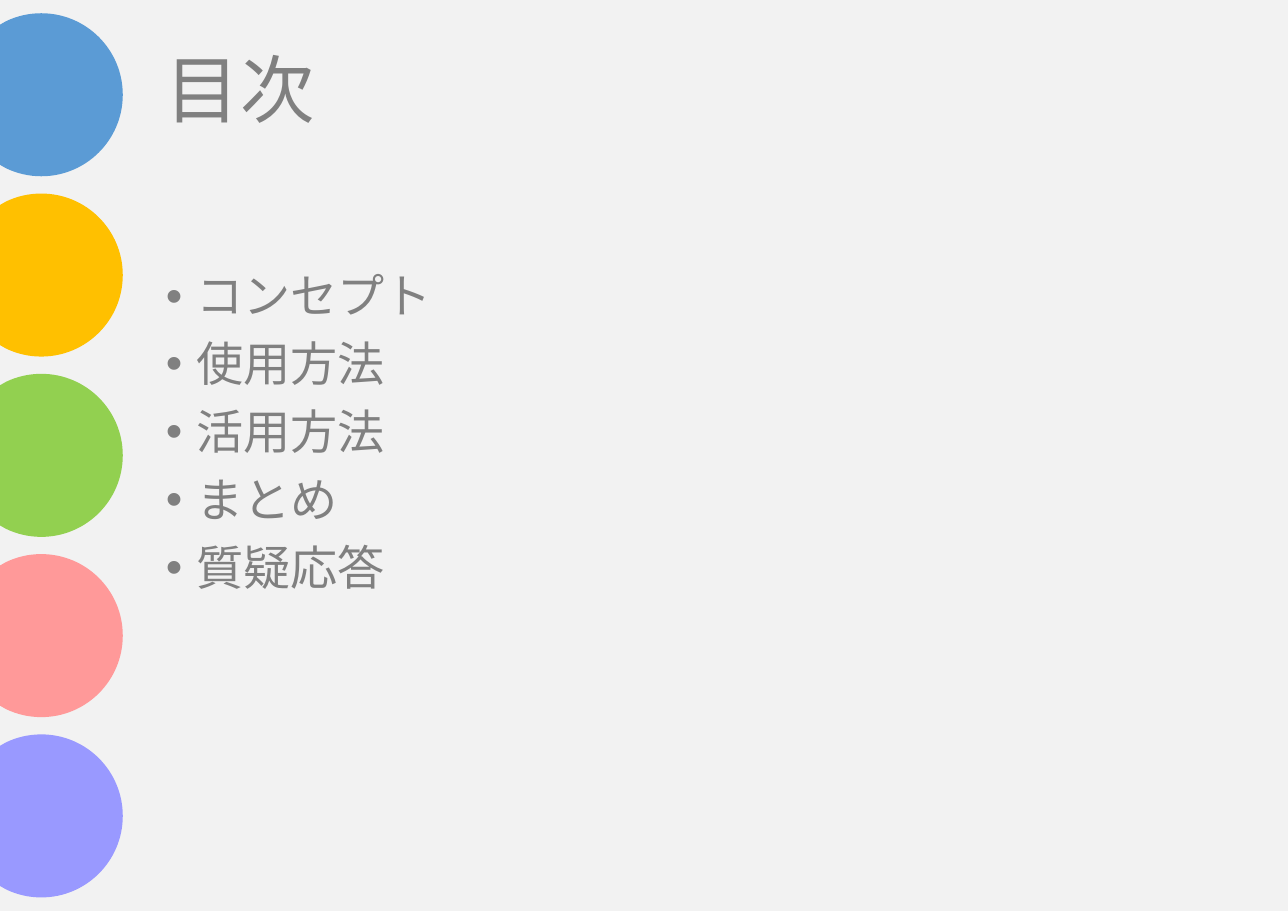
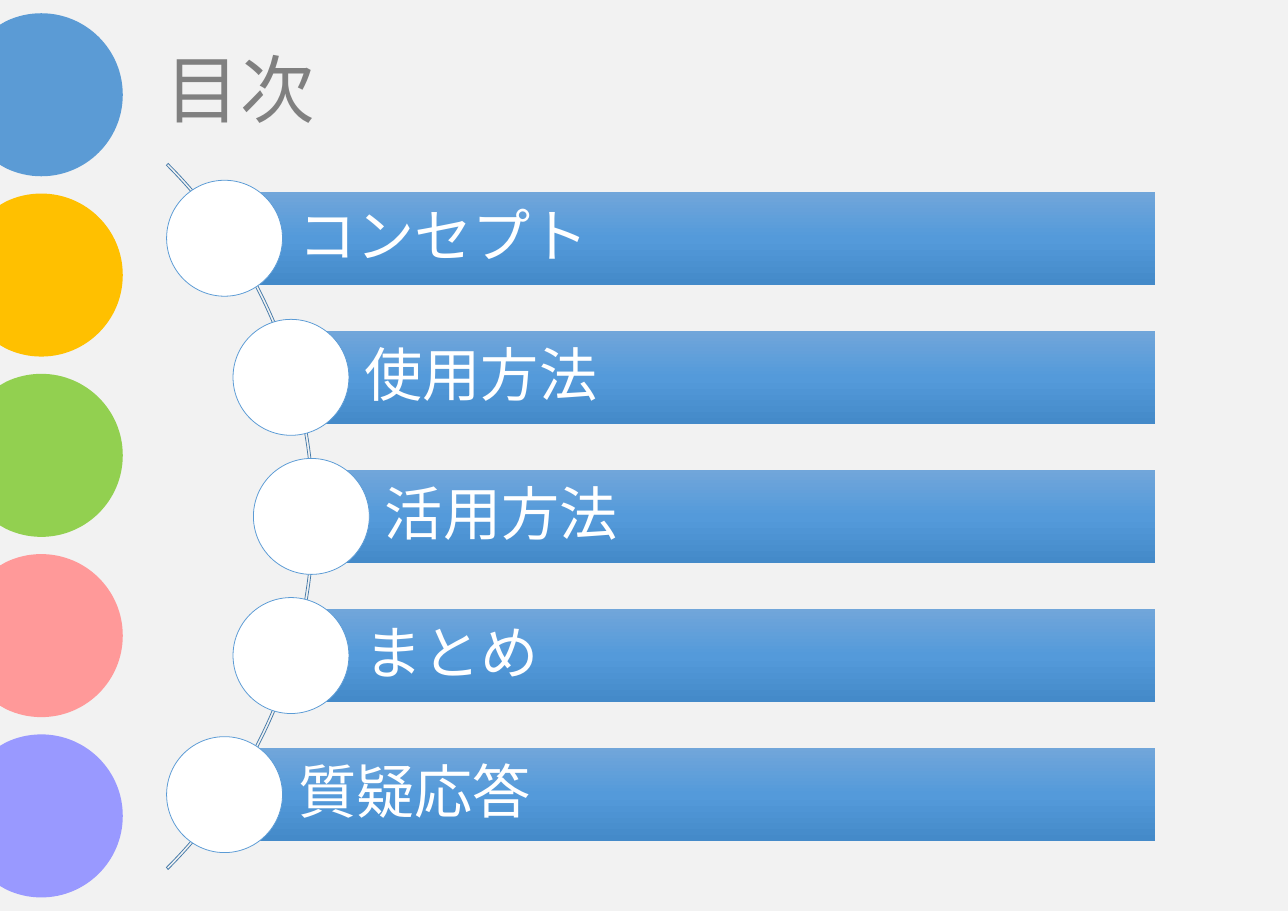
Before and after one commit to asojketest1/test, a slide deck: slide 2 of Funanaプレゼン.pptx. Drawn at 1288x911 pixels with LibreOffice and Linux fonts; fonts in the diff are those of the drawing. Boxes give left, top, right and bottom in pixels: in the first picture for what was removed or moved away, otherwise in the second. Text is boxed around its words. In the diff, an @@ line names an element or a change of style, - is before the commit and + after.

```diff
--- a/Funanaプレゼン.pptx
+++ b/Funanaプレゼン.pptx
@@ text removed at box(196, 274, 432, 589) @@
-• コンセプト
-• 使用方法
-• 活用方法
-• まとめ
-• 質疑応答
@@ group added at box(0, 18, 1156, 911): 5 rectangles, 5 texts, 5 ellipses, 1 arch (boxed as its full ring) @@
+コンセプト
+使用方法
+活用方法
+まとめ
+質疑応答
```
Also in this commit, not shown: 2 other slides changed, 6 slides added, 1 slide removed, 2 other files.
